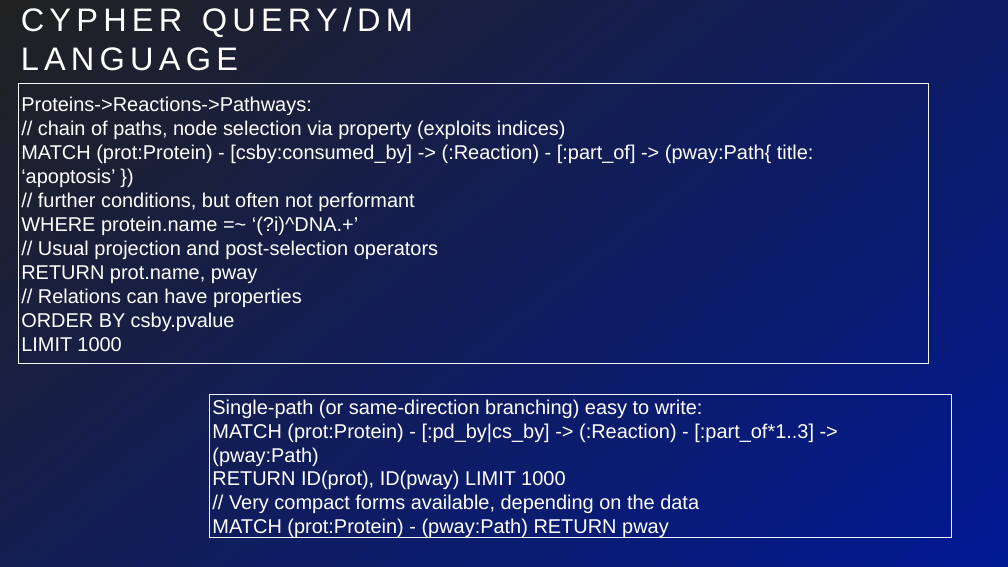
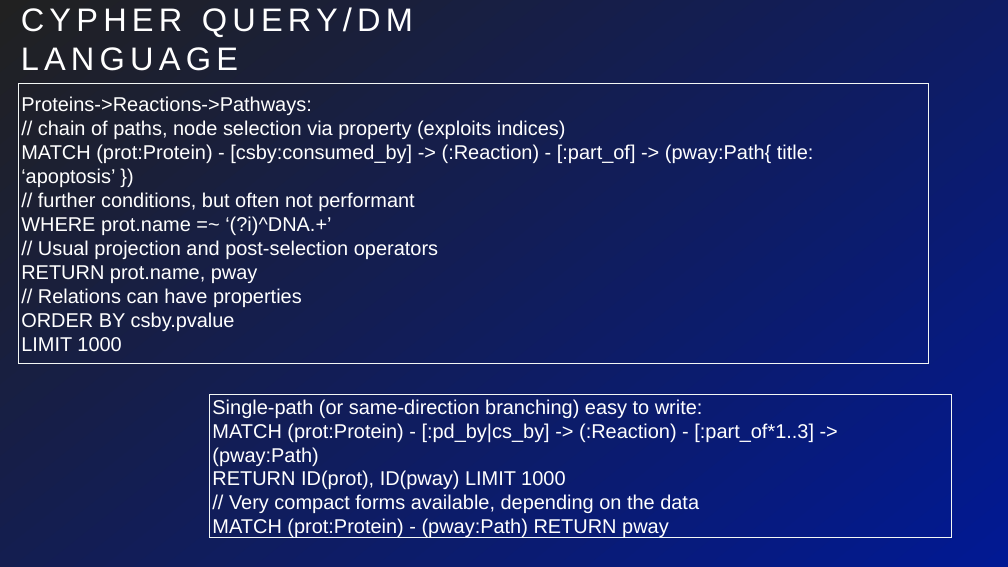
Before and after one commit to marco-brandizi/odx_neo4j_converter_test, a slide deck: slide 18 of test_report/ondex_graphdb_eval.pptx. Drawn at 1008x567 pixels with LibreOffice and Linux fonts; fonts in the diff are those of the drawing. Boxes give left, top, right and bottom in pixels: in the first picture for what was removed or moved away, otherwise in the second. Text is boxed around its words. In the diff, an @@ line names an element or a change of style, - is before the commit and + after.

```diff
--- a/test_report/ondex_graphdb_eval.pptx
+++ b/test_report/ondex_graphdb_eval.pptx
@@ text in rectangle at (x1=21, y1=96, x2=814, y2=351): text changed @@
-Proteins->Reactions->Pathways:
-// chain of paths, node selection via property (exploits indices)
-MATCH (prot:Protein) - [csby:consumed_by] -> (:Reaction) - [:part_of] -> (pway:Path{ title: ‘apoptosis’ })
-// further conditions, but often not performant
-WHERE protein.name =~ ‘(?i)^DNA.+’
-// Usual projection and post-selection operators
-RETURN prot.name, pway
-// Relations can have properties
-ORDER BY csby.pvalue
-LIMIT 1000
+Proteins->Reactions->Pathways:
+// chain of paths, node selection via property (exploits indices)
+MATCH (prot:Protein) - [csby:consumed_by] -> (:Reaction) - [:part_of] -> (pway:Path{ title: ‘apoptosis’ })
+// further conditions, but often not performant
+WHERE prot.name =~ ‘(?i)^DNA.+’
+// Usual projection and post-selection operators
+RETURN prot.name, pway
+// Relations can have properties
+ORDER BY csby.pvalue
+LIMIT 1000
```
Also in this commit, not shown: 4 other slides changed, 1 other file.
